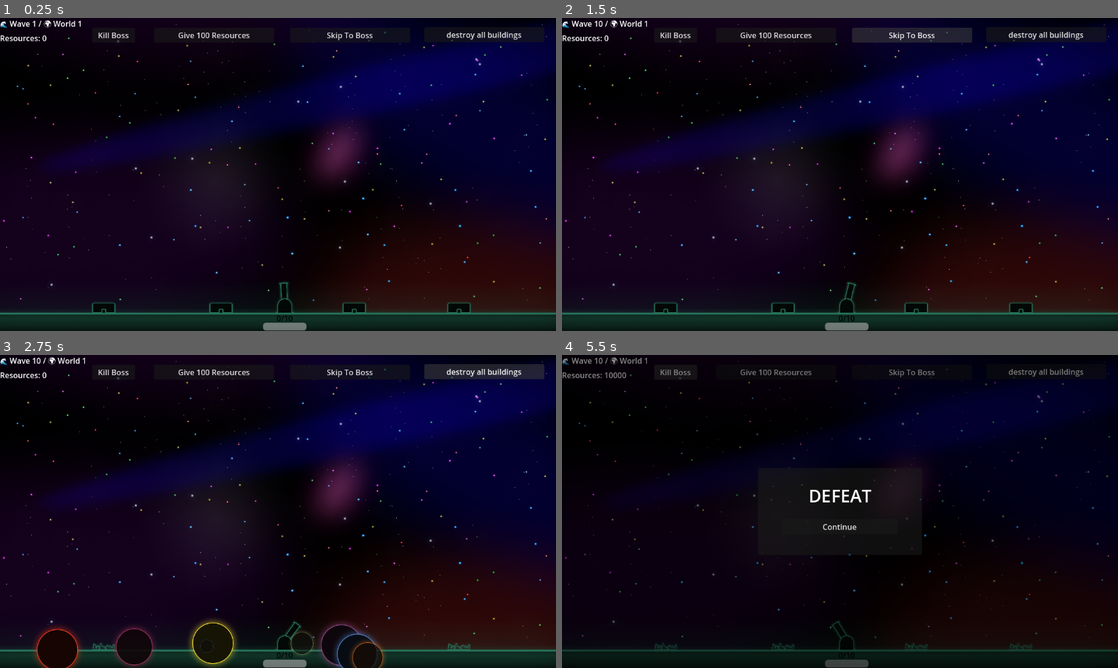
Above: before the commit, frames 1-4 (two rows, left to right).
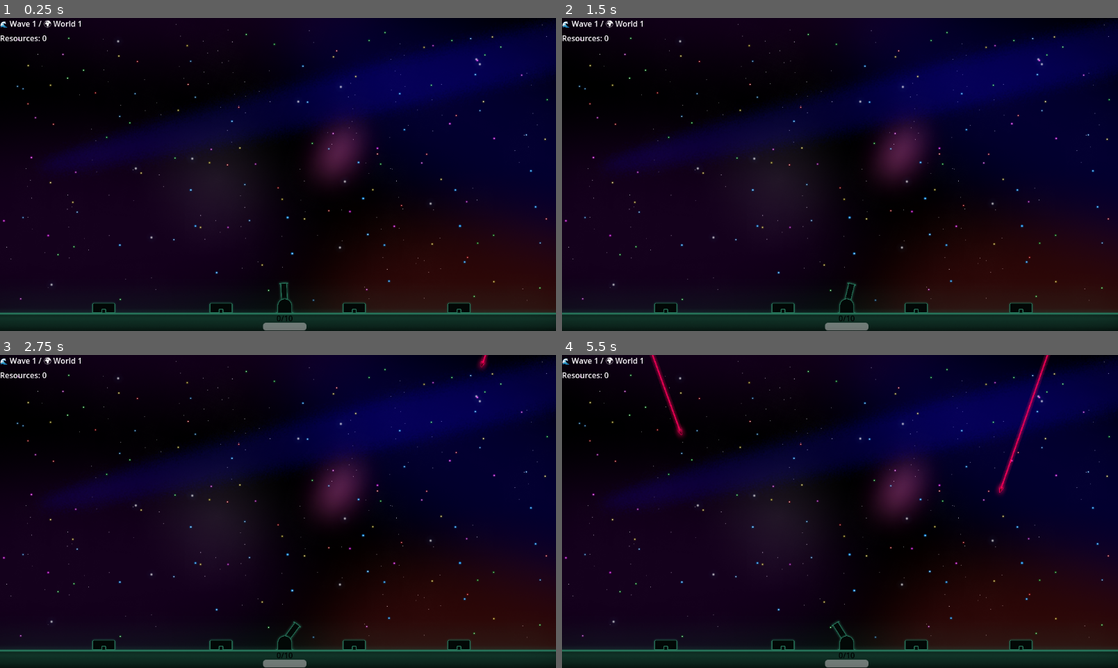
Above: after the commit, the same moments.

Repository: aceofknights/Missile-Game
Game: Godot game, scene res://Scene/Main.tscn
Two runs of this game, one before a commit and one after it. Both use one fixed random seed, a clock stepped at 60 frames per second and the inputs below. This scene is started directly instead of the project's main scene. Sound files missing from this copy of the repository are replaced by a short silence.
Inputs (mouse positions are in pixels of both pictures, inside the frame that each line leads up to):
- Up to frame 1 (0.25 s): no input
- Up to frame 2 (1.5 s): click (912, 33) at 0.5 s, where only the run before the commit has a clickable "Skip To Boss"; click (912, 33) at 1.25 s, where only the run before the commit has a clickable "Skip To Boss"
- Up to frame 3 (2.75 s): click (483, 370) at 2 s, where only the run before the commit has a clickable "destroy all buildings"
- Up to frame 4 (5.5 s): tap Enter at 2.75 s; move the mouse to (962, 495) at 2.77 s; hold W 2.78-3.5 s; hold E 2.78-3.5 s; click (962, 495) at 2.92 s; tap Space at 3.02 s; drag from (728, 527) to (834, 658) at 3.52 s; click (773, 370) at 4.25 s, where only the run before the commit has a clickable "Give 100 Resources"; click (673, 370) at 5 s, where only the run before the commit has a clickable "Kill Boss"

The runs differ from the first frame. In frame 1, 0.5% of the frame differs, in the area x 17-94%, y 3-8%; in frame 2, 1.5%; in frame 3, 4.6%; in frame 4, 13%, in the area x 0-100%, y 0-100%.
Error before the commit: Invalid call. Nonexistent function 'spawn_boss' in base 'Nil'. (res://Scripts/GameManager.gd:1116)

Commit message:
update to boss names

Diff:
--- a/Scene/Main.tscn
+++ b/Scene/Main.tscn
@@ -83,6 +83,7 @@
 grow_vertical = 0
 
 [node name="DestroyAllButton" type="Button" parent="UI"]
+visible = false
 offset_left = 879.0
 offset_top = 19.0
 offset_right = 1128.0
@@ -90,6 +91,7 @@
 text = "destroy all buildings"
 
 [node name="SkipToBoss" type="Button" parent="UI"]
+visible = false
 offset_left = 601.0
 offset_top = 20.0
 offset_right = 850.0
@@ -97,6 +99,7 @@
 text = "Skip To Boss"
 
 [node name="GiveResources" type="Button" parent="UI"]
+visible = false
 offset_left = 319.0
 offset_top = 20.0
 offset_right = 568.0
@@ -104,6 +107,7 @@
 text = "Give 100 Resources"
 
 [node name="KillBossButton" type="Button" parent="UI"]
+visible = false
 offset_left = 191.0
 offset_top = 20.0
 offset_right = 280.0
@@ -180,19 +184,12 @@
 text = "Continue"
 
 [node name="BossHealthHolder" type="Control" parent="UI"]
-visible = false
 layout_mode = 3
 anchors_preset = 0
 offset_left = 435.955
-offset_top = 59.08
+offset_top = 6.08
 offset_right = 475.955
-offset_bottom = 99.08
-
-[node name="BossHealthLabel" type="Label" parent="UI/BossHealthHolder"]
-layout_mode = 0
-offset_right = 40.0
-offset_bottom = 23.0
-text = "boss health"
+offset_bottom = 46.08
 
 [node name="BossHealthBar" type="ProgressBar" parent="UI/BossHealthHolder"]
 layout_mode = 0
@@ -202,6 +199,12 @@
 value = 1.0
 show_percentage = false
 
+[node name="BossHealthLabel" type="Label" parent="UI/BossHealthHolder"]
+layout_mode = 0
+offset_right = 90.0
+offset_bottom = 23.0
+text = "boss health"
+
 [node name="Building" parent="." instance=ExtResource("6_ldoyd")]
 position = Vector2(215, 600)
 
--- a/Scene/UpgradeScreen.tscn
+++ b/Scene/UpgradeScreen.tscn
@@ -421,6 +421,7 @@
 text = "UPGRADES"
 
 [node name="DebugBuyAllButton" type="Button" parent="RootMargin/MainVBox/HeaderRow"]
+visible = false
 layout_mode = 2
 text = "DEBUG BUY ALL"
 
--- a/Scene/WorldSelect.tscn
+++ b/Scene/WorldSelect.tscn
@@ -1838,8 +1838,10 @@
 
 [node name="UnlockAllWorldsButton" type="Button" parent="."]
 layout_mode = 0
-offset_right = 8.0
-offset_bottom = 8.0
+offset_left = -195.0
+offset_right = -6.0
+offset_bottom = 31.0
+disabled = true
 text = "UnlockAllWorldsButton"
 
 [node name="World1Holder" type="Control" parent="."]
--- a/Scene/boss_ufo.tscn
+++ b/Scene/boss_ufo.tscn
@@ -32,6 +32,7 @@
 explosion_scene = ExtResource("2_7m3fu")
 missile_scene = ExtResource("3_4pr0n")
 scatter_missile_scene = ExtResource("4_gub2l")
+boss_name = "UFO"
 flash_sprite_path = NodePath("BossSprite")
 hit_flash_step_time = 0.06
 hit_flash_cycles = 6
Not shown: 30 places in Scene/UpgradeScreen.tscn that only renumber resources
